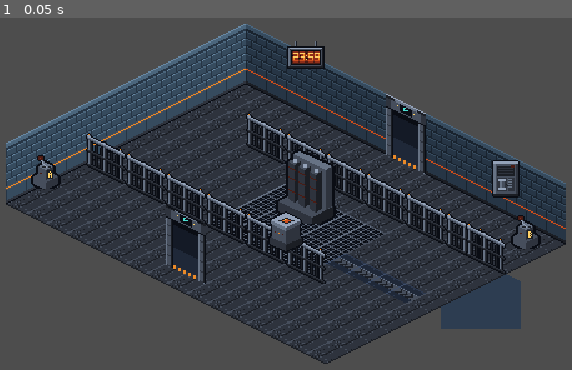
Above: before the commit, frame 1.
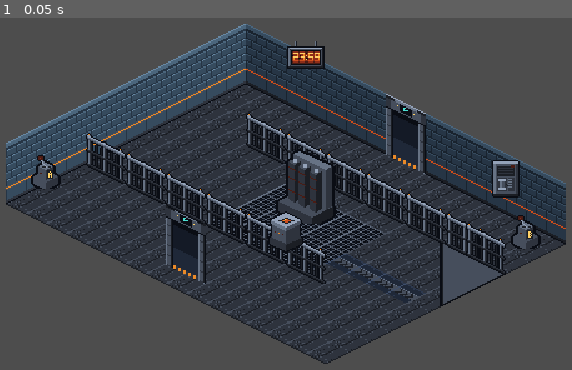
Above: after the commit, the same moment.

Repository: Zeeynrs/the-last-frame
Game: Godot game, scene res://scenes/chapters/ch01/rooms/signal_control.tscn
The game is run twice, just before and just after one commit, with the same random seed, the same clock (stepped at 60 frames per second) and the same inputs. This scene is started directly instead of the project's main scene.
Inputs:
- Up to frame 1 (0.05 s): no input

The runs differ from the first frame. In frame 1, 2.5% of the frame differs, in the area x 76-92%, y 63-89%.

Commit message:
feat(TLF-046): clip Signal Control barrier visual to floor and map frozen capacitor states

Diff:
--- a/scenes/chapters/ch01/rooms/signal_control.tscn
+++ b/scenes/chapters/ch01/rooms/signal_control.tscn
@@ -82,8 +82,28 @@
 polygon = PackedVector2Array(476, 190, 540, 222, 540, 260, 476, 260)
 
 [node name="NorthBarrierVisual" type="Polygon2D" parent="."]
-color = Color(0.18, 0.24, 0.32, 1)
-polygon = PackedVector2Array(476, 190, 540, 222, 540, 260, 476, 260)
+z_index = 6
+color = Color(0.106, 0.118, 0.141, 1)
+polygon = PackedVector2Array(476, 190, 528, 216, 476, 242)
+
+[node name="TopFace" type="Polygon2D" parent="NorthBarrierVisual"]
+color = Color(0.275, 0.306, 0.361, 1)
+polygon = PackedVector2Array(478, 192, 526, 216, 478, 240)
+
+[node name="TopBevel" type="Line2D" parent="NorthBarrierVisual"]
+points = PackedVector2Array(476, 190, 528, 216)
+width = 1.0
+default_color = Color(0.404, 0.451, 0.522, 1)
+
+[node name="FrontEdge" type="Line2D" parent="NorthBarrierVisual"]
+points = PackedVector2Array(476, 190, 476, 242)
+width = 2.0
+default_color = Color(0.039, 0.051, 0.078, 1)
+
+[node name="FloorEdge" type="Line2D" parent="NorthBarrierVisual"]
+points = PackedVector2Array(528, 216, 476, 242)
+width = 1.0
+default_color = Color(0.039, 0.051, 0.078, 1)
 
 [node name="door_entry_south" type="Area2D" parent="."]
 position = Vector2(272, 216)
--- a/scripts/chapters/ch01/visuals/surge_capacitor_presenter.gd
+++ b/scripts/chapters/ch01/visuals/surge_capacitor_presenter.gd
@@ -7,6 +7,8 @@
 @export var state_textures: Dictionary = {
 	"discharged": preload("res://assets/props/ch01/ch01_prop_surge_capacitor_discharged.png"),
 	"charged": preload("res://assets/props/ch01/ch01_prop_surge_capacitor_charged.png"),
+	"frozen_charged": preload("res://assets/props/ch01/ch01_prop_surge_capacitor_frozen_charged.png"),
+	"frozen_discharged": preload("res://assets/props/ch01/ch01_prop_surge_capacitor_frozen_discharged.png"),
 	"frozen": preload("res://assets/props/ch01/ch01_prop_surge_capacitor_frozen.png"),
 }
 
--- a/scripts/player/pocket_watch.gd
+++ b/scripts/player/pocket_watch.gd
@@ -127,15 +127,9 @@
 
 ## Returns true if an interactable can be targeted (supports 'use' or any watch ability).
 ## Checkpoints, trigger zones, and safe anchors return false.
+## Delegated to Player.is_targetable (TLF-046 dedupe).
 static func is_targetable(interactable: Interactable, actor: StringName = &"player") -> bool:
-	if interactable == null or not is_instance_valid(interactable):
-		return false
-	if interactable.can_interact(actor, &"use") != &"unsupported":
-		return true
-	for ability in Interactable.WATCH_ABILITIES:
-		if interactable.supports_ability(ability):
-			return true
-	return false
+	return Player.is_targetable(interactable, actor)
 
 
 ## Selects the best watch target per ADR-015:
--- a/tests/chapters/ch01/test_ch01_art_integration.gd
+++ b/tests/chapters/ch01/test_ch01_art_integration.gd
@@ -393,8 +393,29 @@
 	c_pres._refresh()
 	_assert_true(c_pres.texture.resource_path.ends_with("surge_capacitor_charged.png"),
 		"SurgeCapacitorPresenter: charged charge_state selects charged texture")
-	_assert_eq(c_pres.resolve_state_key(&"charged", true), "frozen",
-		"SurgeCapacitorPresenter: is_frozen maps to frozen via data mapping")
+	_assert_eq(c_pres.resolve_state_key(&"charged", true), "frozen_charged",
+		"SurgeCapacitorPresenter: frozen + charged maps to frozen_charged via data mapping")
+	_assert_eq(c_pres.resolve_state_key(&"discharged", true), "frozen_discharged",
+		"SurgeCapacitorPresenter: frozen + discharged maps to frozen_discharged via data mapping")
+	_assert_true(c_pres.state_textures["frozen_charged"].resource_path.ends_with("surge_capacitor_frozen_charged.png"),
+		"SurgeCapacitorPresenter: frozen_charged texture is surge_capacitor_frozen_charged.png")
+	_assert_true(c_pres.state_textures["frozen_discharged"].resource_path.ends_with("surge_capacitor_frozen_discharged.png"),
+		"SurgeCapacitorPresenter: frozen_discharged texture is surge_capacitor_frozen_discharged.png")
+	_assert_true(c_pres.state_textures["frozen"].resource_path.ends_with("surge_capacitor_frozen.png"),
+		"SurgeCapacitorPresenter: legacy frozen fallback texture remains registered")
+
+	# Test in-engine refresh with TemporalComponent frozen flag
+	var temp := TemporalComponent.new()
+	cap.add_child(temp)
+	temp.is_frozen = true
+	cap.charge_state = &"charged"
+	c_pres._refresh()
+	_assert_true(c_pres.texture.resource_path.ends_with("surge_capacitor_frozen_charged.png"),
+		"SurgeCapacitorPresenter: frozen + charged selects frozen_charged texture")
+	cap.charge_state = &"discharged"
+	c_pres._refresh()
+	_assert_true(c_pres.texture.resource_path.ends_with("surge_capacitor_frozen_discharged.png"),
+		"SurgeCapacitorPresenter: frozen + discharged selects frozen_discharged texture")
 	cap.free()
 
 	# 5. PressureSwitchPresenter
--- a/tests/chapters/ch01/test_ch01_pz004_layout.gd
+++ b/tests/chapters/ch01/test_ch01_pz004_layout.gd
@@ -224,6 +224,15 @@
 
 
 func test_north_barrier_visual_and_collision_match() -> void:
+	# Note (TLF-046 / ISSUE-037):
+	# Previously (TLF-034), this test asserted that visual == collision identically.
+	# However, NorthBarrierCollision extends beyond the floor edge (into the unlit void)
+	# down to y=260 to seal the middle-lane corner so Elias cannot reach Breaker B.
+	# Rendering that full polygon resulted in a flat blue-grey block hanging outside the room.
+	# Per TLF-046 Lead decision:
+	# 1. Collision polygon is strictly UNCHANGED (exact match to spec polygon).
+	# 2. Visual polygon is clipped to the room floor: visual == intersect(collision, floor).
+	# 3. Area difference between the visual and intersect(collision, floor) is <= 1 px^2.
 	var sig := (load(SIGNAL_SCENE_PATH) as PackedScene).instantiate() as Node2D
 	var barrier_col := sig.get_node_or_null("TrenchRailings/NorthBarrierCollision") as CollisionPolygon2D
 	var barrier_vis := sig.get_node_or_null("NorthBarrierVisual") as Polygon2D
@@ -234,11 +243,25 @@
 	if barrier_col != null and barrier_vis != null:
 		var col_poly := barrier_col.polygon
 		var vis_poly := barrier_vis.polygon
-		_assert_eq(col_poly, vis_poly, "NorthBarrierCollision and NorthBarrierVisual polygons match identically")
-
-		# Geometric area difference via Geometry2D.clip_polygons
-		var diff_1 := Geometry2D.clip_polygons(col_poly, vis_poly)
-		var diff_2 := Geometry2D.clip_polygons(vis_poly, col_poly)
+
+		# 1. Collision polygon must be unchanged (exact)
+		var expected_col := PackedVector2Array([
+			Vector2(476, 190), Vector2(540, 222), Vector2(540, 260), Vector2(476, 260)
+		])
+		_assert_eq(col_poly, expected_col, "NorthBarrierCollision polygon is unchanged (exact)")
+
+		# 2. Floor polygon for Signal Control (16x12 footprint, apex (320, 64))
+		var floor_poly := PackedVector2Array([
+			Vector2(320, 64), Vector2(576, 192), Vector2(384, 288), Vector2(128, 160)
+		])
+		var inter := Geometry2D.intersect_polygons(col_poly, floor_poly)
+		_assert_true(inter.size() == 1, "Collision intersects floor in exactly 1 polygon")
+
+		var expected_vis := inter[0]
+
+		# 3. Geometric area difference between visual and intersect(collision, floor) <= 1 px^2
+		var diff_1 := Geometry2D.clip_polygons(expected_vis, vis_poly)
+		var diff_2 := Geometry2D.clip_polygons(vis_poly, expected_vis)
 		var diff_area_1 := 0.0
 		for poly in diff_1:
 			var a := 0.0
@@ -256,7 +279,7 @@
 				a += p1.x * p2.y - p2.x * p1.y
 			diff_area_2 += abs(a) * 0.5
 
-		_assert_true(diff_area_1 <= 1.0, "col_poly - vis_poly area <= 1 px^2 (actual: %.2f)" % diff_area_1)
-		_assert_true(diff_area_2 <= 1.0, "vis_poly - col_poly area <= 1 px^2 (actual: %.2f)" % diff_area_2)
-
-	sig.free()
+		_assert_true(diff_area_1 <= 1.0, "expected_vis - vis_poly area <= 1 px^2 (actual: %.2f)" % diff_area_1)
+		_assert_true(diff_area_2 <= 1.0, "vis_poly - expected_vis area <= 1 px^2 (actual: %.2f)" % diff_area_2)
+
+	sig.free()
Not shown, added: assets/props/ch01/ch01_prop_surge_capacitor_frozen_charged.png.import
Not shown, added: assets/props/ch01/ch01_prop_surge_capacitor_frozen_discharged.png.import
